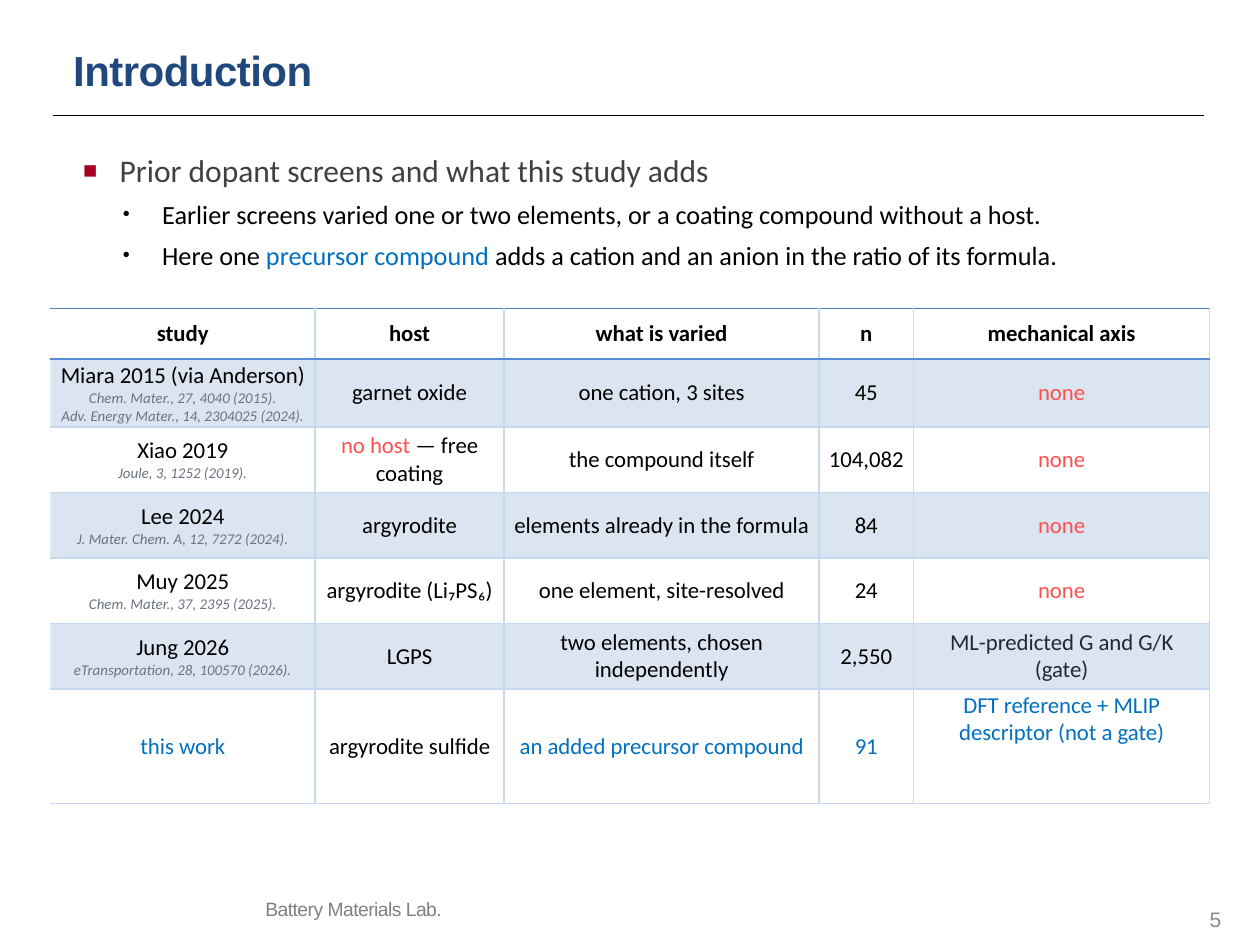
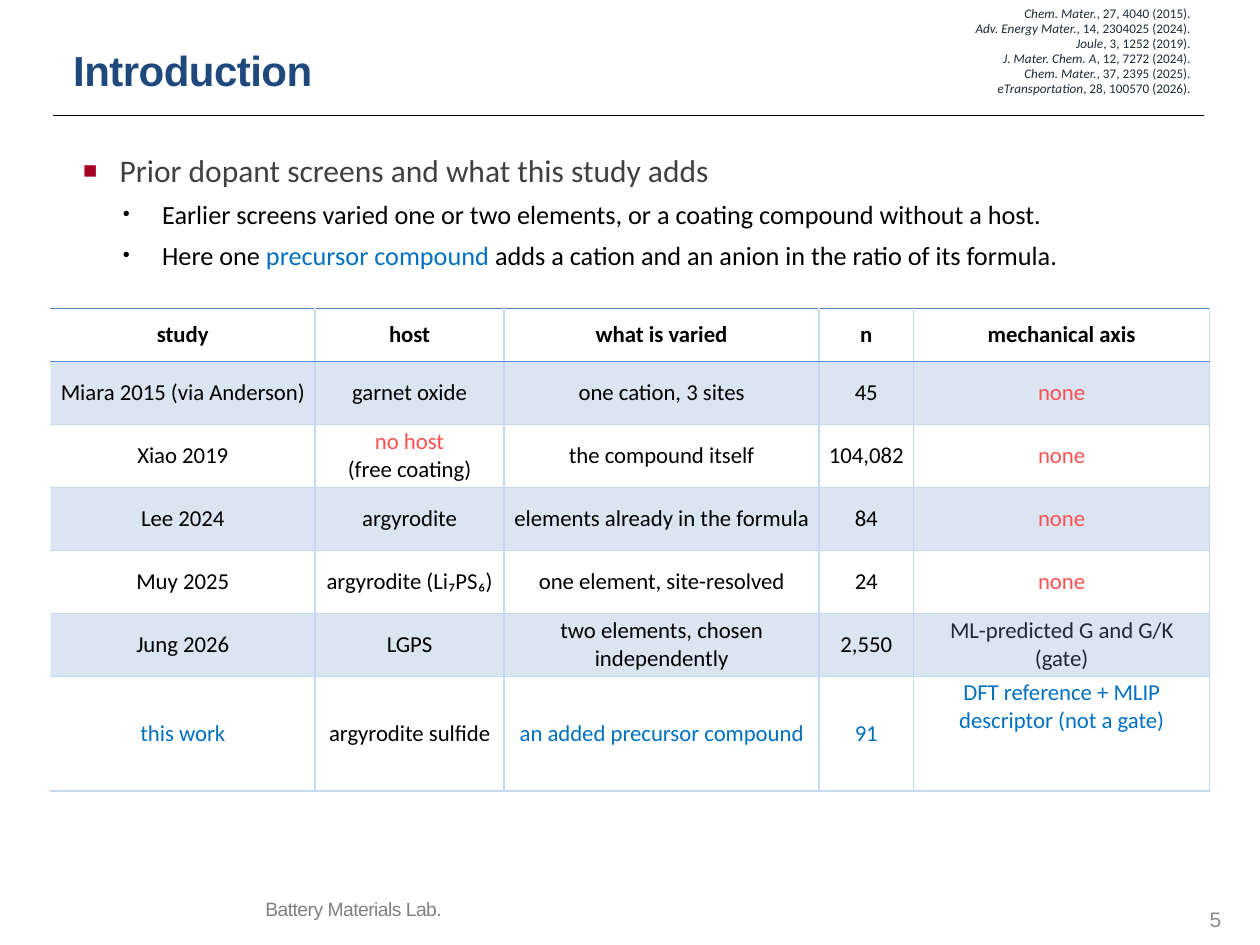
Before and after one commit to yonghoon7153-source/Yonghoon-DEM-DFT, a slide deck: slide 5 of kb/seminars/Research_Seminar_2026_10_13_cascade_progress_lean.pptx. Drawn at 1260x945 pixels with LibreOffice and Linux fonts; fonts in the diff are those of the drawing; background and template pictures are left out. Boxes give left, top, right and bottom in pixels: in the first picture for what was removed or moved away, otherwise in the second. Text is boxed around its words. In the diff, an @@ line names an element or a change of style, - is before the commit and + after.

```diff
--- a/kb/seminars/Research_Seminar_2026_10_13_cascade_progress_lean.pptx
+++ b/kb/seminars/Research_Seminar_2026_10_13_cascade_progress_lean.pptx
@@ text added at <box>976,8,1190,95</box>, 7.5 pt, text #1F2937 @@
+Chem. Mater., 27, 4040 (2015).
+Adv. Energy Mater., 14, 2304025 (2024).
+Joule, 3, 1252 (2019).
+J. Mater. Chem. A, 12, 7272 (2024).
+Chem. Mater., 37, 2395 (2025).
+eTransportation, 28, 100570 (2026).
@@ table at <box>50,309,1210,749</box> @@
-row 2, column 1: Miara 2015 (via Anderson) / Chem. Mater., 27, 4040 (2015). / Adv. Energy Mater., 14, 2304025 (2024).
+row 2, column 1: Miara 2015 (via Anderson)
-row 3, column 1: Xiao 2019 / Joule, 3, 1252 (2019).
+row 3, column 1: Xiao 2019
-row 3, column 2: no host — free coating
+row 3, column 2: no host (free coating)
-row 4, column 1: Lee 2024 / J. Mater. Chem. A, 12, 7272 (2024).
+row 4, column 1: Lee 2024
-row 5, column 1: Muy 2025 / Chem. Mater., 37, 2395 (2025).
+row 5, column 1: Muy 2025
-row 6, column 1: Jung 2026 / eTransportation, 28, 100570 (2026).
+row 6, column 1: Jung 2026
```
Also in this commit, not shown: 6 other files.
